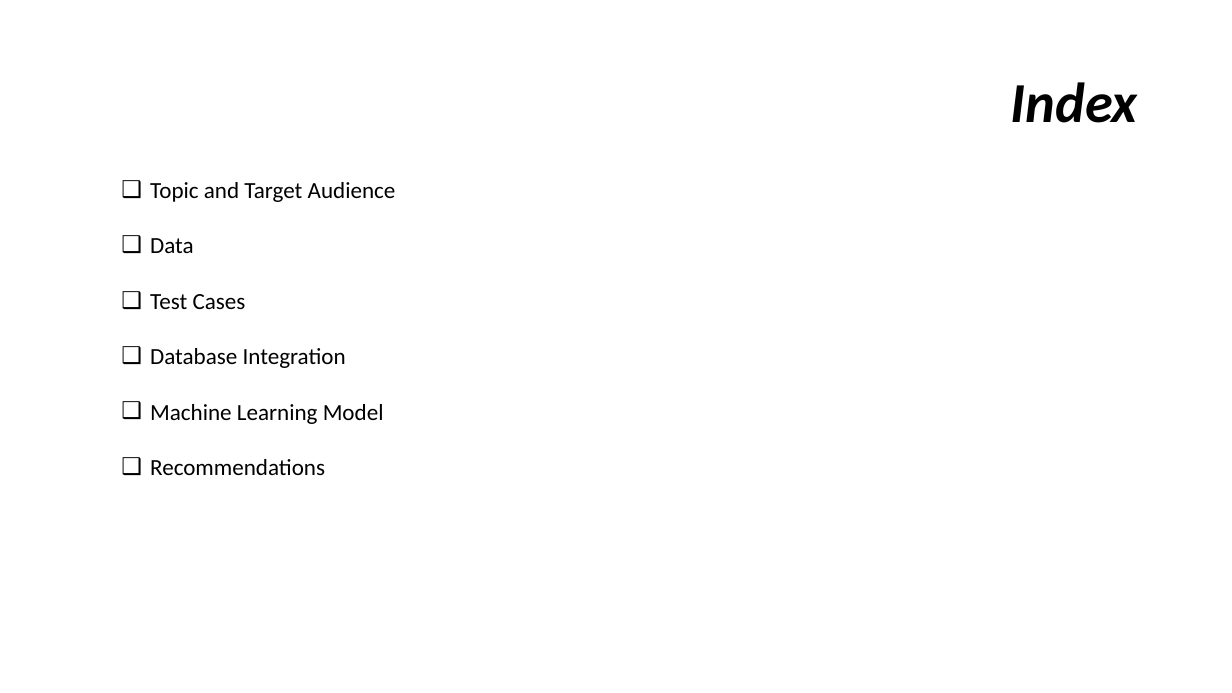
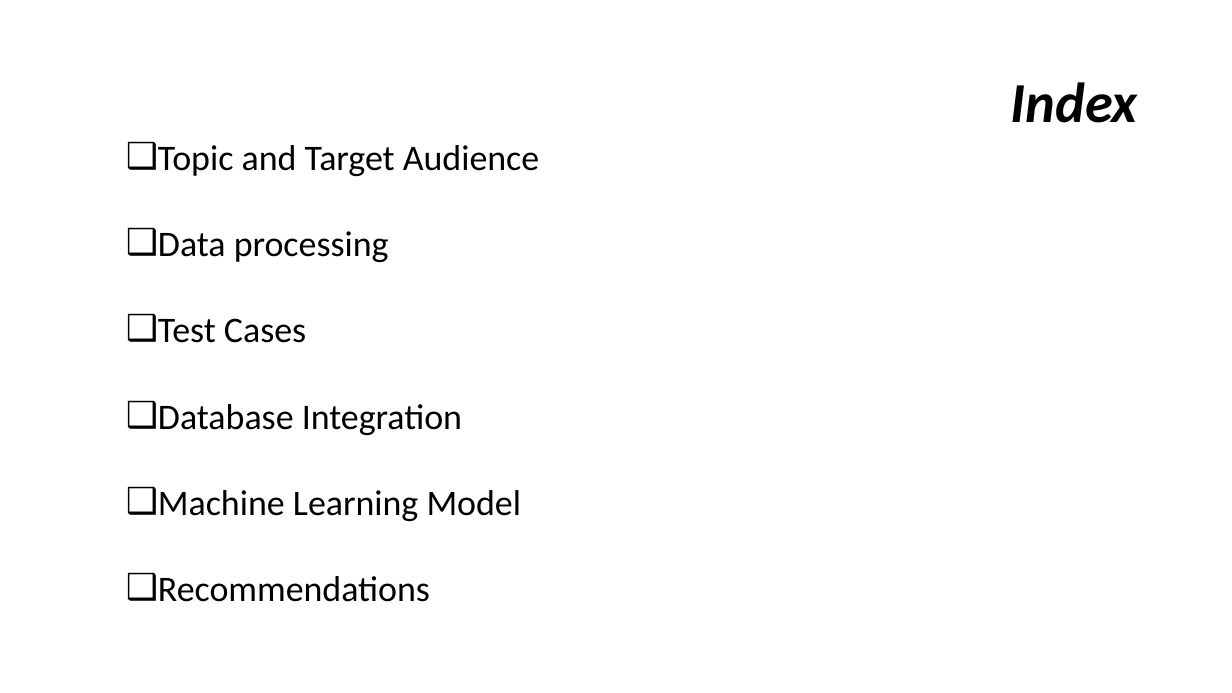
Before and after one commit to gcolareta/Shark_Attacks, a slide deck: slide 2 of Presentation/Shark attacks.pptx. Drawn at 1232x693 pixels with LibreOffice and Linux fonts; fonts in the diff are those of the drawing. Boxes give left, top, right and bottom in pixels: in the first picture for what was removed or moved away, otherwise in the second. Text is boxed around its words. In the diff, an @@ line names an element or a change of style, - is before the commit and + after.

```diff
--- a/Presentation/Shark attacks.pptx
+++ b/Presentation/Shark attacks.pptx
@@ text "Topic and Target Audience": place and size @@
-text "Topic and Target Audience" at bbox=[150, 182, 396, 475]
+text "Topic and Target Audience" at bbox=[158, 145, 539, 602]
@@ text at bbox=[158, 145, 539, 602]: size 18 to 28 pt in "Topic and Target Audience", "Test Cases", "Database Integration", "Machine Learning Model" and 1 more places @@
@@ text at bbox=[158, 231, 389, 262]: text changed; size 18 to 28 pt @@
-❑ Data
+❑ Data processing
```
Also in this commit, not shown: 4 other slides changed, 5 slides added, 2 slides removed.
